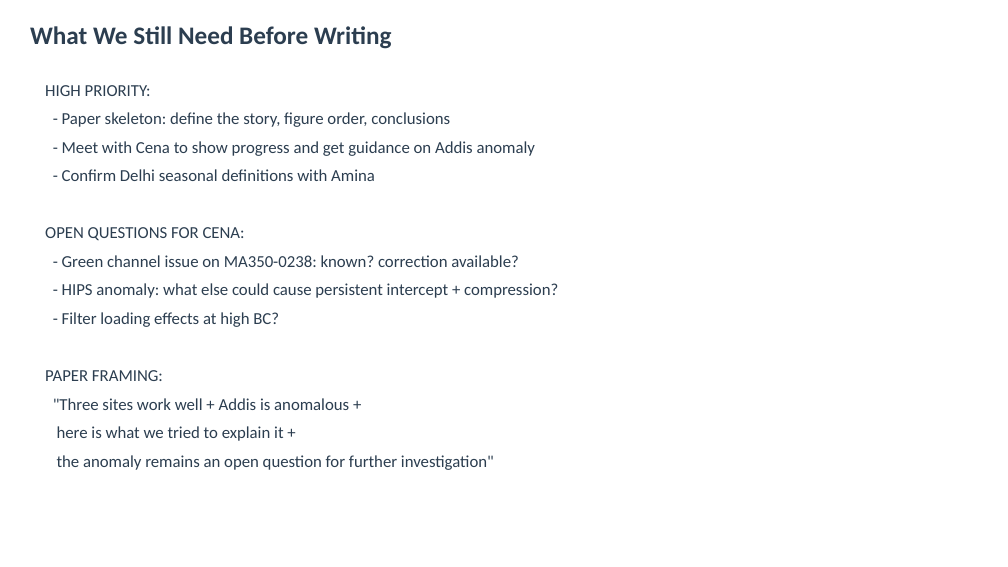
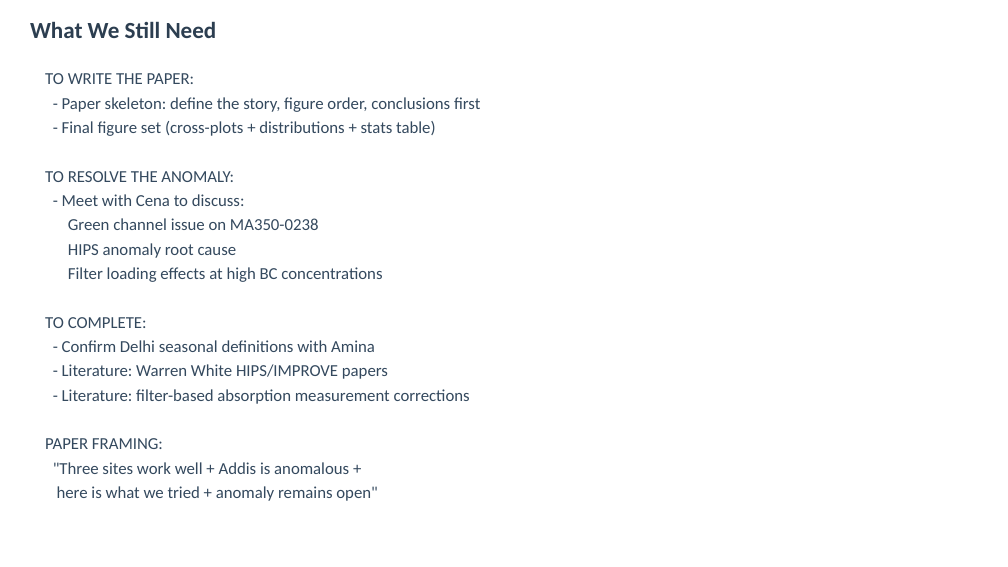
Before and after one commit to ahzs645/aethmodular, a slide deck: slide 12 of research/ftir_hips_chem/output/state_of_knowledge_presentation.pptx (slide 11 before the commit). Drawn at 1008x567 pixels with LibreOffice and Linux fonts; fonts in the diff are those of the drawing. Boxes give left, top, right and bottom in pixels: in the first picture for what was removed or moved away, otherwise in the second. Text is boxed around its words. In the diff, an @@ line names an element or a change of style, - is before the commit and + after.

```diff
--- a/research/ftir_hips_chem/output/state_of_knowledge_presentation.pptx
+++ b/research/ftir_hips_chem/output/state_of_knowledge_presentation.pptx
@@ text at (30, 21, 217, 38): text changed; size 24 to 22 pt @@
-What We Still Need Before Writing
+What We Still Need
@@ text "TO WRITE THE PAPER:": place and size @@
-text "TO WRITE THE PAPER:" at (45, 85, 558, 470)
+text "TO WRITE THE PAPER:" at (45, 73, 480, 501)
@@ text at (45, 73, 480, 328): text changed; text colour #2C3E50 to #34495E @@
-HIGH PRIORITY:
-- Paper skeleton: define the story, figure order, conclusions
-- Meet with Cena to show progress and get guidance on Addis anomaly
+TO WRITE THE PAPER:
+- Paper skeleton: define the story, figure order, conclusions first
+- Final figure set (cross-plots + distributions + stats table)
+TO RESOLVE THE ANOMALY:
+- Meet with Cena to discuss:
+Green channel issue on MA350-0238
+HIPS anomaly root cause
+Filter loading effects at high BC concentrations
+TO COMPLETE:
@@ text at (45, 340, 375, 474): text colour #2C3E50 to #34495E in "- Confirm Delhi seasonal definitions with Amina", "PAPER FRAMING:", ""Three sites work well + Addis is ..."; less space between paragraphs @@
@@ text at (62, 364, 470, 404): text changed; text colour #2C3E50 to #34495E @@
-OPEN QUESTIONS FOR CENA:
-- Green channel issue on MA350-0238: known? correction available?
-- HIPS anomaly: what else could cause persistent intercept + compression?
-- Filter loading effects at high BC?
+- Literature: Warren White HIPS/IMPROVE papers
+- Literature: filter-based absorption measurement corrections
@@ text at (57, 486, 377, 501): text changed; text colour #2C3E50 to #34495E @@
-here is what we tried to explain it +
-the anomaly remains an open question for further investigation"
+here is what we tried + anomaly remains open"
```
Also in this commit, not shown: 9 other slides changed, 2 slides added, 1 slide removed, 1 other file.
